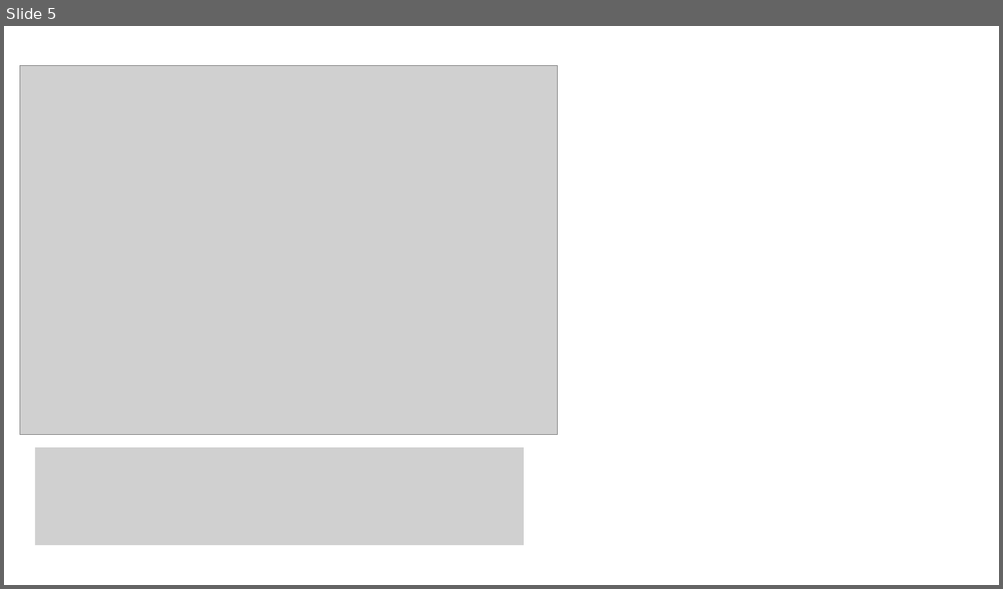
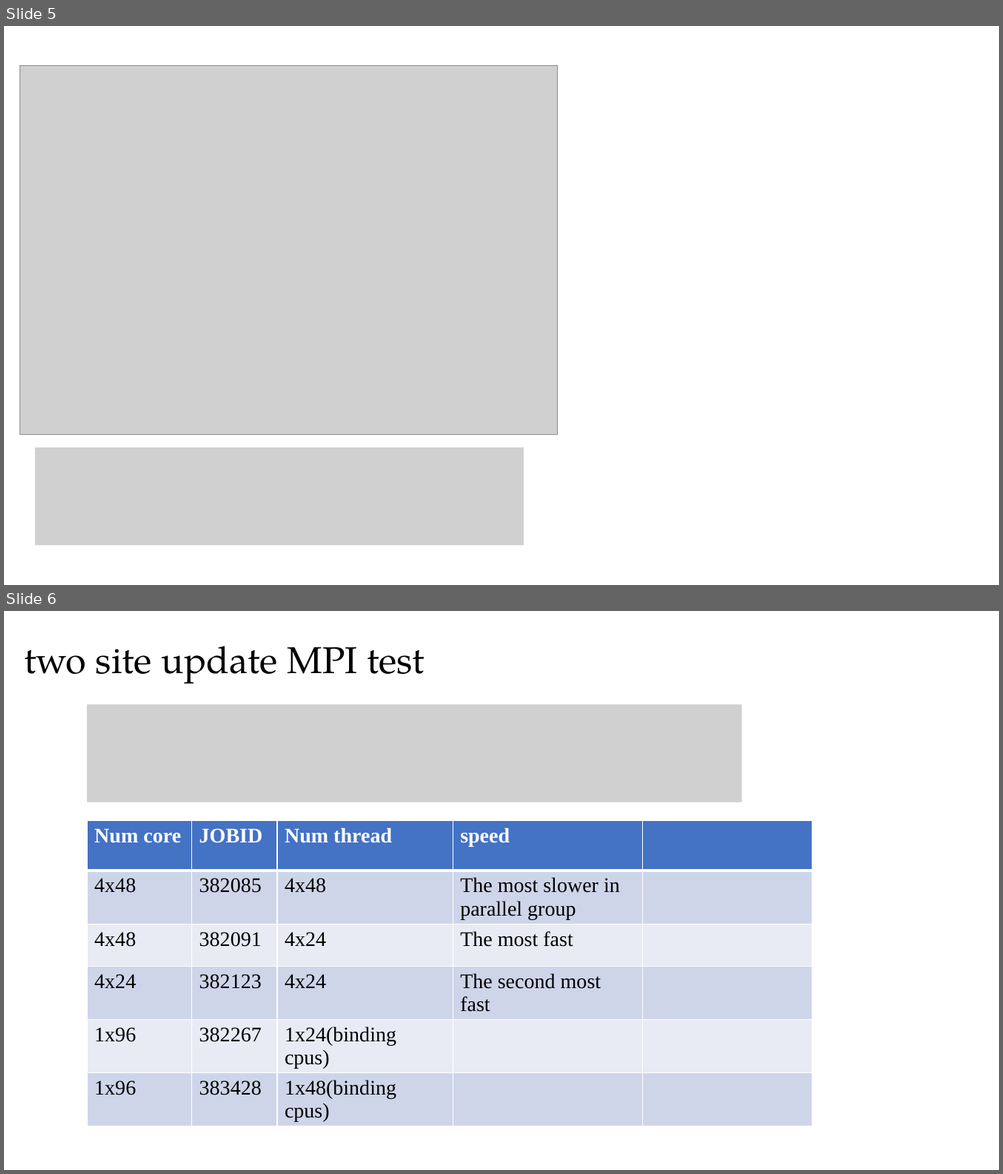
Before and after one commit to QuantumLiquids/SSH-Hubbard, a slide deck: note/Technical-Note.pptx. Shown one above the other, each under a label of ours: slide 5 before the commit, slides 5 and 6 after it. The pictures are 1003x589 and 1003x1174 pixels, drawn with LibreOffice and Linux fonts; fonts in the diff are those of the drawing; grey boxes stand for pictures. Boxes give left, top, right and bottom in pixels: in the first picture for what was removed or moved away, otherwise in the second. Text is boxed around its words. In the diff, an @@ line names an element or a change of style, - is before the commit and + after.

```diff
--- a/note/Technical-Note.pptx
+++ b/note/Technical-Note.pptx
@@ slide 6 added at [4,611,999,1170], background #FFFFFF @@
@@ title added at [24,646,424,684], 36 pt, text #000000 @@
+two site update MPI test
@@ picture added at [87,704,741,802] @@
@@ table added at [87,820,811,1125], 6 rows, 5 columns @@
+Num core | JOBID | Num thread | speed | 
+4x48 | 382085 | 4x48 | The most slower in parallel group | 
+4x48 | 382091 | 4x24 | The most fast | 
+4x24 | 382123 | 4x24 | The second most fast | 
+1x96 | 382267 | 1x24(binding cpus) |  | 
+1x96 | 383428 | 1x48(binding cpus) |  | 
```
Also in this commit, not shown: 1 slide changed, 19 other files.
